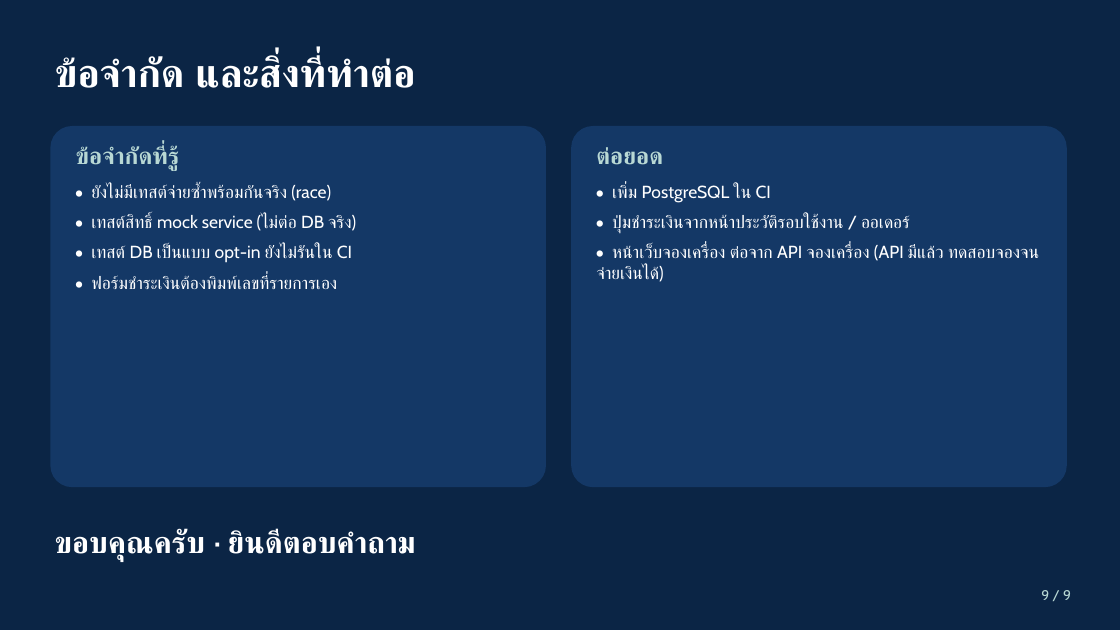
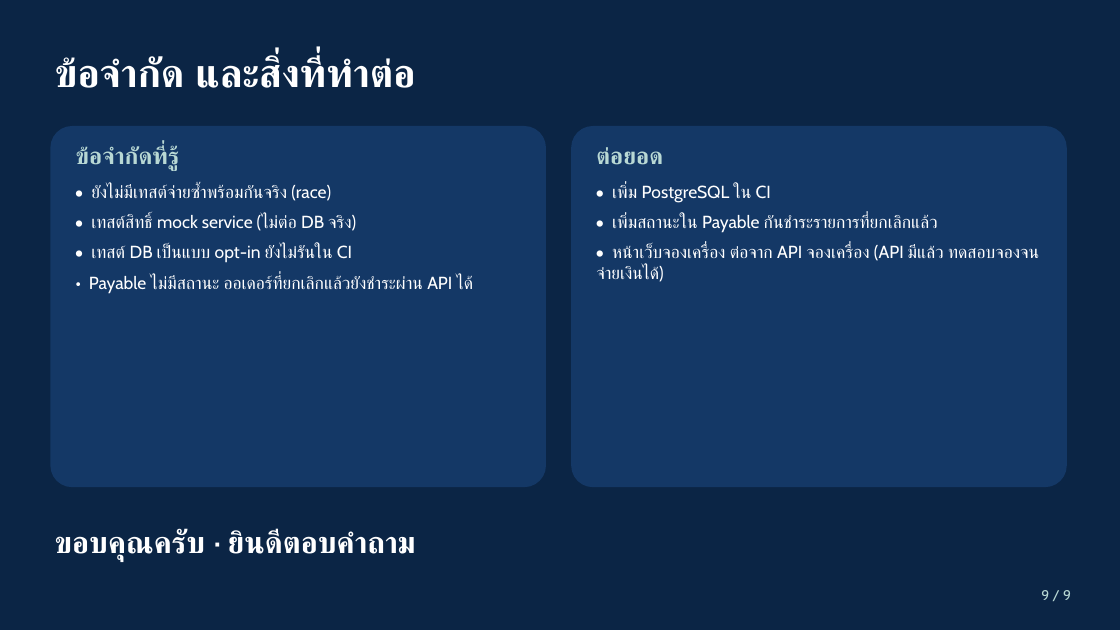
Before and after one commit to Oakiez/Laundry-Hub, a slide deck: slide 9 of doc/slide/shogun-payment-notification.pptx. Drawn at 1120x630 pixels with LibreOffice and Linux fonts; fonts in the diff are those of the drawing. Boxes give left, top, right and bottom in pixels: in the first picture for what was removed or moved away, otherwise in the second. Text is boxed around its words. In the diff, an @@ line names an element or a change of style, - is before the commit and + after.

Commit message:
docs: update test totals to 369 (379 with DB tests) and add Payable status limitation

```diff
--- a/doc/slide/shogun-payment-notification.pptx
+++ b/doc/slide/shogun-payment-notification.pptx
@@ text at [612,215,938,233]: text changed @@
-• ปุ่มชำระเงินจากหน้าประวัติรอบใช้งาน / ออเดอร์
+• เพิ่มสถานะใน Payable กันชำระรายการที่ยกเลิกแล้ว
@@ text at [89,275,473,293]: text changed @@
-• ฟอร์มชำระเงินต้องพิมพ์เลขที่รายการเอง
+• Payable ไม่มีสถานะ ออเดอร์ที่ยกเลิกแล้วยังชำระผ่าน API ได้
```
Also in this commit, not shown: 2 other slides changed, 4 other files.
